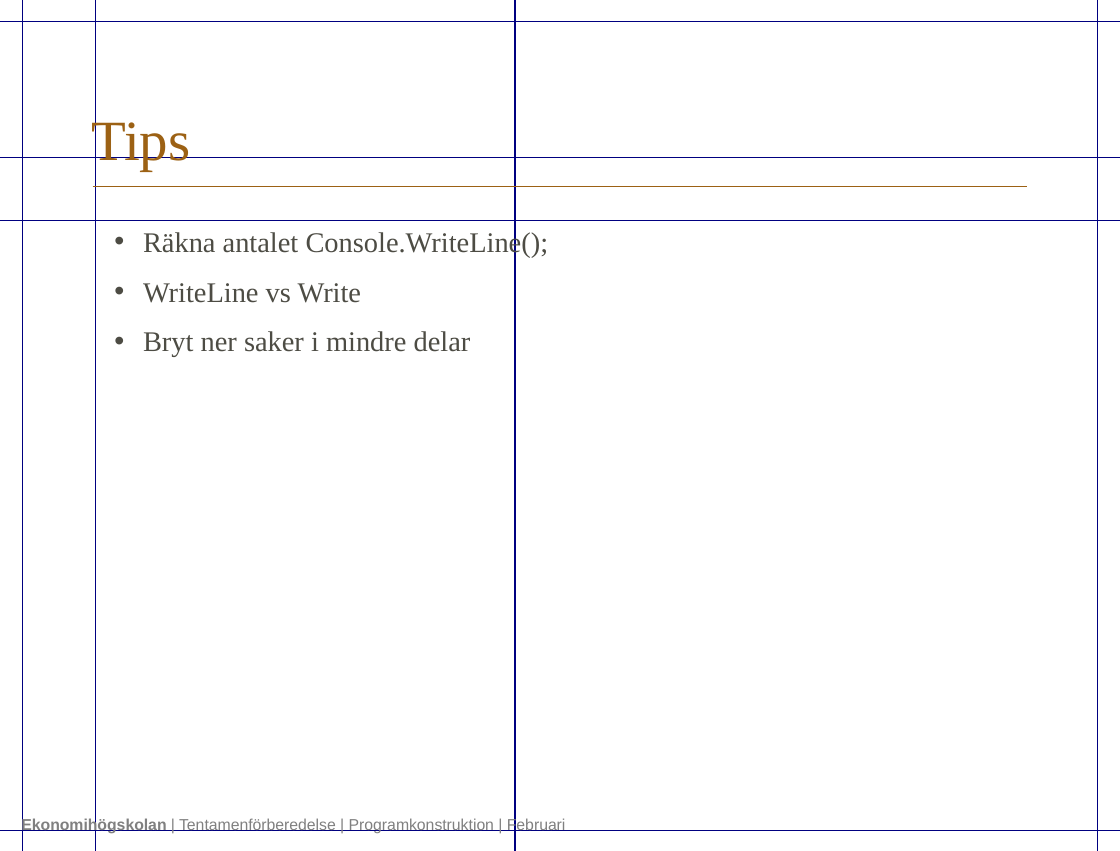
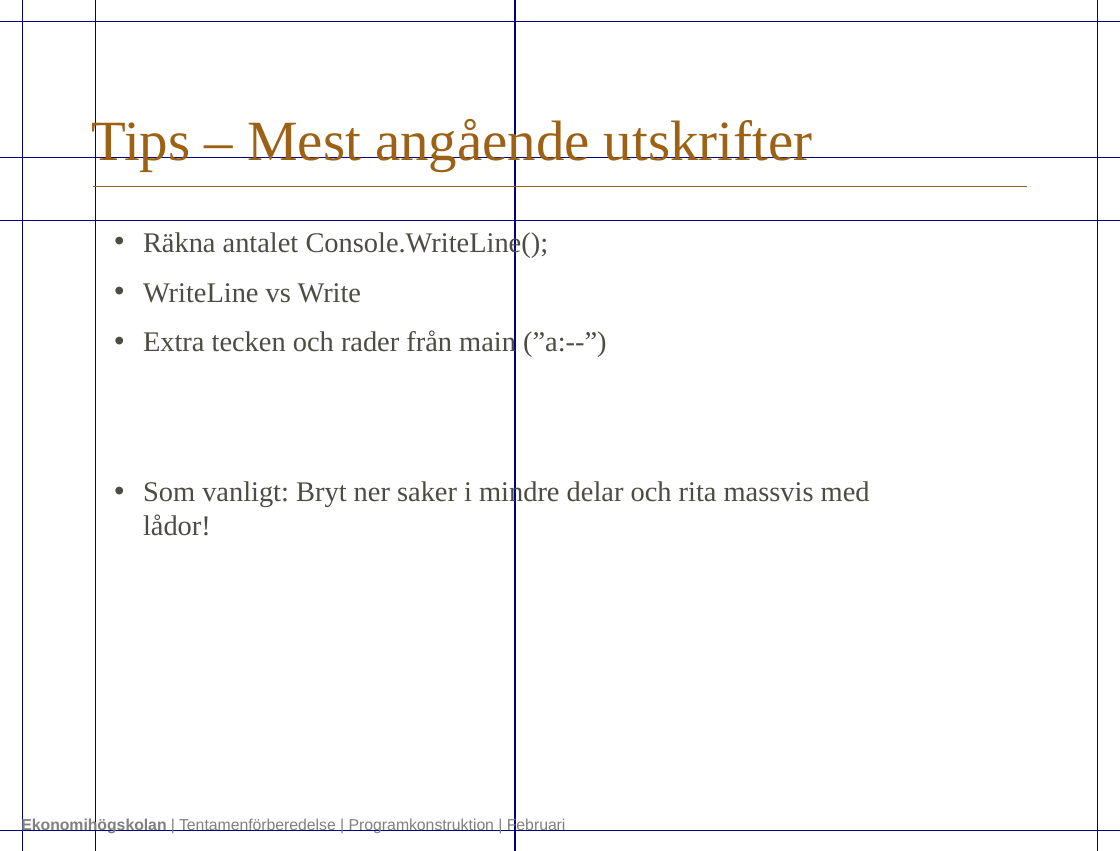
Before and after one commit to submarines-and/Exam-Preparations, a slide deck: slide 4 of PK/Tentamenförberedelse_SYSA14_PK_FEB.pptx. Drawn at 1120x851 pixels with LibreOffice and Linux fonts; fonts in the diff are those of the drawing; background and template pictures are left out. Boxes give left, top, right and bottom in pixels: in the first picture for what was removed or moved away, otherwise in the second. Text is boxed around its words. In the diff, an @@ line names an element or a change of style, - is before the commit and + after.

```diff
--- a/PK/Tentamenförberedelse_SYSA14_PK_FEB.pptx
+++ b/PK/Tentamenförberedelse_SYSA14_PK_FEB.pptx
@@ title at bbox=[91, 115, 812, 170]: text changed @@
-Tips
+Tips – Mest angående utskrifter
@@ text at bbox=[143, 330, 870, 536]: text changed @@
-• Bryt ner saker i mindre delar
+• Extra tecken och rader från main (”a:--”)
+• Som vanligt: Bryt ner saker i mindre delar och rita massvis med lådor!
```
Also in this commit, not shown: 4 other slides changed.
